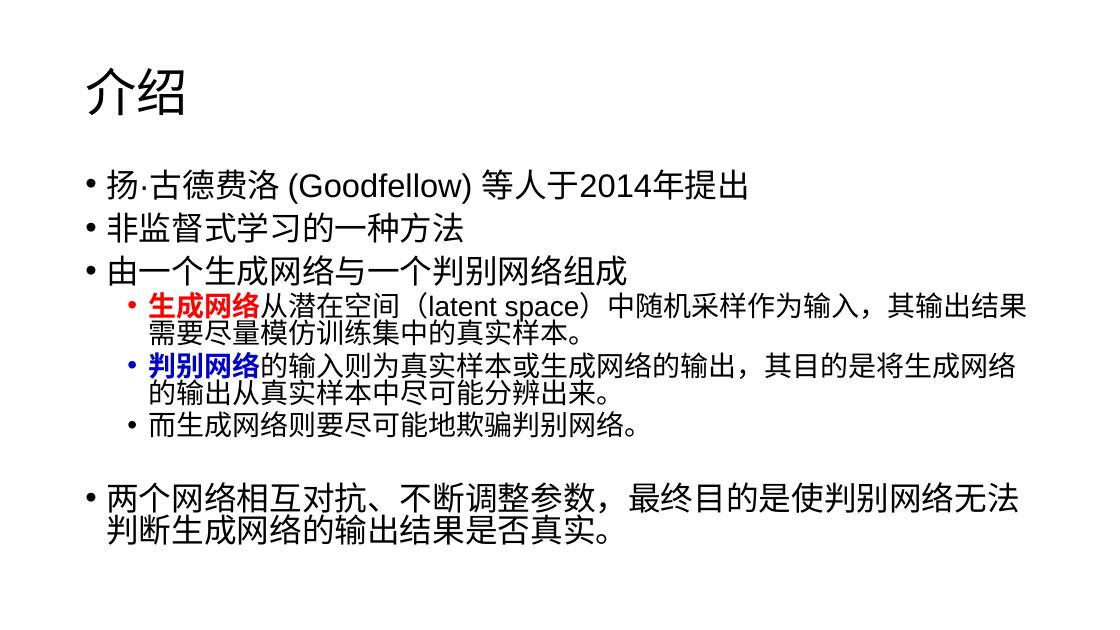
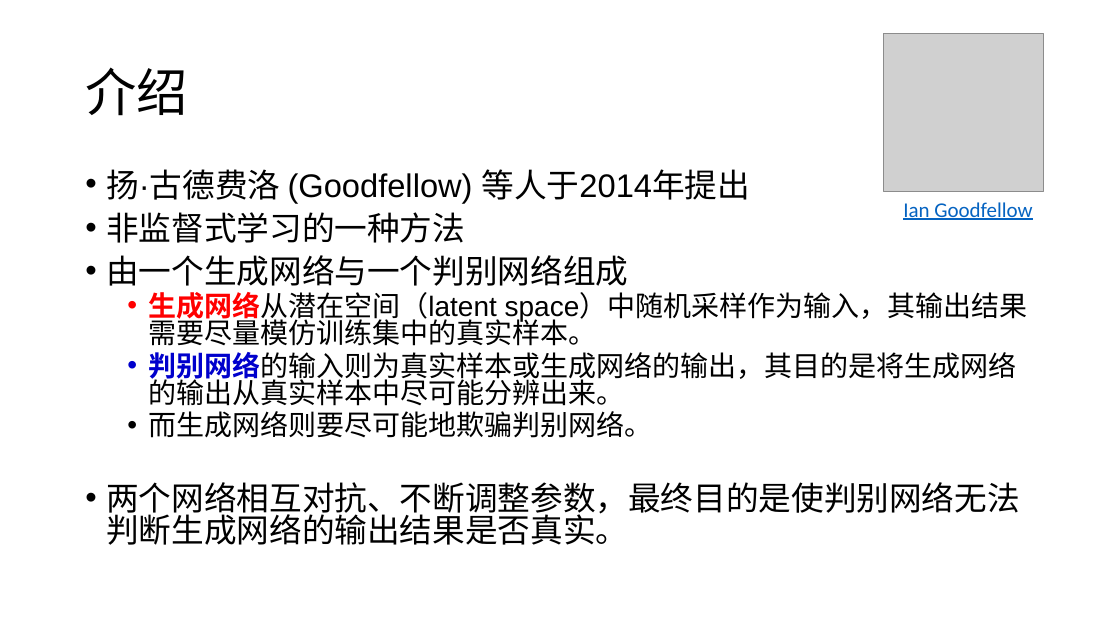
Before and after one commit to foamliu/Learning-DL, a slide deck: slide 2 of gan/GAN.pptx. Drawn at 1120x630 pixels with LibreOffice and Linux fonts; fonts in the diff are those of the drawing; grey boxes stand for pictures. Boxes give left, top, right and bottom in pixels: in the first picture for what was removed or moved away, otherwise in the second. Text is boxed around its words. In the diff, an @@ line names an element or a change of style, - is before the commit and + after.

```diff
--- a/gan/GAN.pptx
+++ b/gan/GAN.pptx
@@ picture added at (x1=884, y1=34, x2=1044, y2=192) @@
@@ text added at (x1=903, y1=202, x2=1032, y2=220), 18 pt, text #0563C1, underline @@
+Ian Goodfellow
```
Also in this commit, not shown: 3 other slides changed, 2 slides added, 1 other file.
